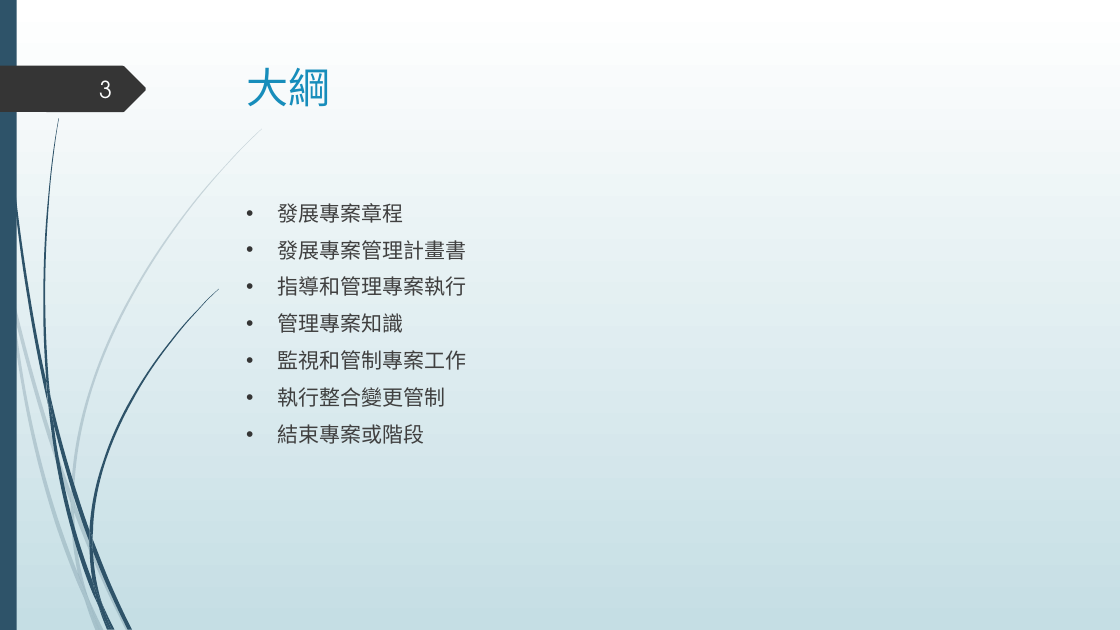
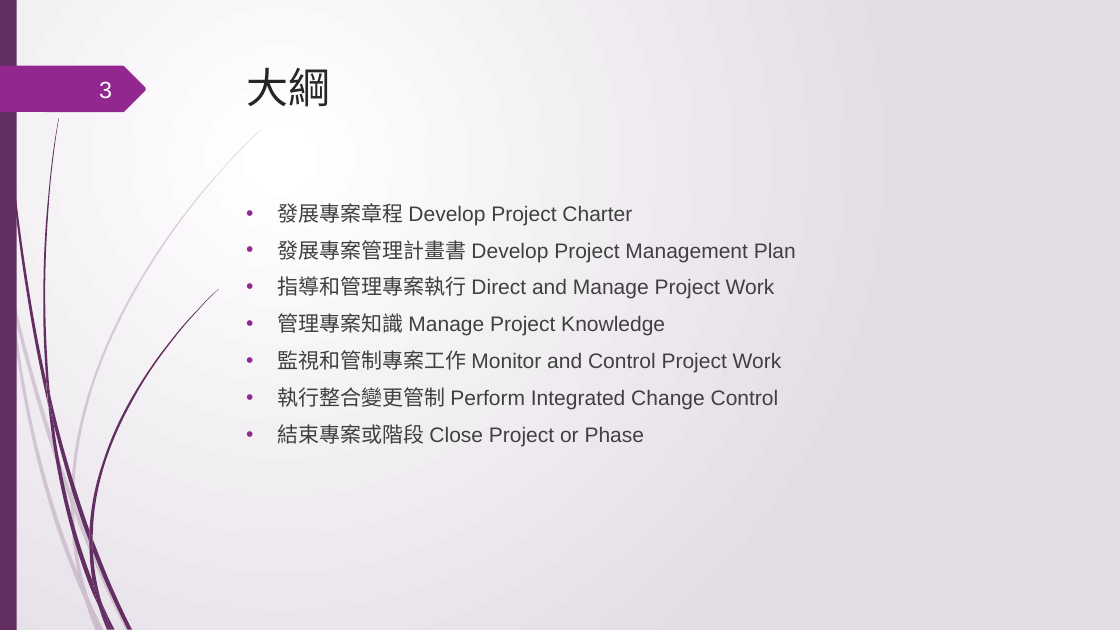
Before and after one commit to ywdeng/uscojywdeng, a slide deck: slide 3 of src/assets/1091/ProjectManagement/CH05/05.pptx. Drawn at 1120x630 pixels with LibreOffice and Linux fonts; fonts in the diff are those of the drawing. Boxes give left, top, right and bottom in pixels: in the first picture for what was removed or moved away, otherwise in the second. Text is boxed around its words. In the diff, an @@ line names an element or a change of style, - is before the commit and + after.

Commit message:
1. 修正主選單 2. 編輯專案管理第五章

```diff
--- a/src/assets/1091/ProjectManagement/CH05/05.pptx
+++ b/src/assets/1091/ProjectManagement/CH05/05.pptx
@@ background gradient #FFFFFF to #C5DEE5 to gradient #FFFFFF to #E4DDE6 @@
@@ title "大綱" at [247, 67, 331, 107]: font TeX Gyre Adventor to Times New Roman, text colour #178DBB to #262626 @@
@@ freeform shape at [0, 66, 146, 112]: fill #353535 to #92278F @@
@@ page number at [99, 81, 112, 99]: font TeX Gyre Adventor to Arial @@
@@ fill #2E5369 to #632E62 in 13 elements at [3, 0, 48, 404], [50, 397, 89, 542], [92, 539, 132, 629], [48, 401, 98, 607], [103, 604, 115, 630], [46, 377, 54, 424], [89, 289, 218, 539], [98, 607, 109, 630], [89, 542, 102, 604], [89, 530, 92, 551], [92, 581, 112, 629], [0, 0, 17, 630], [43, 118, 59, 397] @@
@@ text at [278, 203, 796, 446]: text changed; font TeX Gyre Adventor to Arial @@
-• 發展專案章程
-• 發展專案管理計畫書
-• 指導和管理專案執行
-• 管理專案知識
-• 監視和管制專案工作
-• 執行整合變更管制
-• 結束專案或階段
+• 發展專案章程 Develop Project Charter
+• 發展專案管理計畫書 Develop Project Management Plan
+• 指導和管理專案執行 Direct and Manage Project Work
+• 管理專案知識 Manage Project Knowledge
+• 監視和管制專案工作 Monitor and Control Project Work
+• 執行整合變更管制 Perform Integrated Change Control
+• 結束專案或階段 Close Project or Phase
@@ fill #2E5369 at 20% opacity to #632E62 at 20% opacity in 10 elements at [0, 237, 9, 294], [12, 290, 71, 503], [74, 501, 130, 630], [88, 597, 104, 630], [9, 294, 85, 600], [71, 503, 88, 597], [71, 129, 262, 501], [85, 600, 100, 630], [71, 492, 74, 513], [78, 574, 100, 630] @@
```
Also in this commit, not shown: 68 other slides changed, 11 slides added, 1 slide removed, 1 other file.
